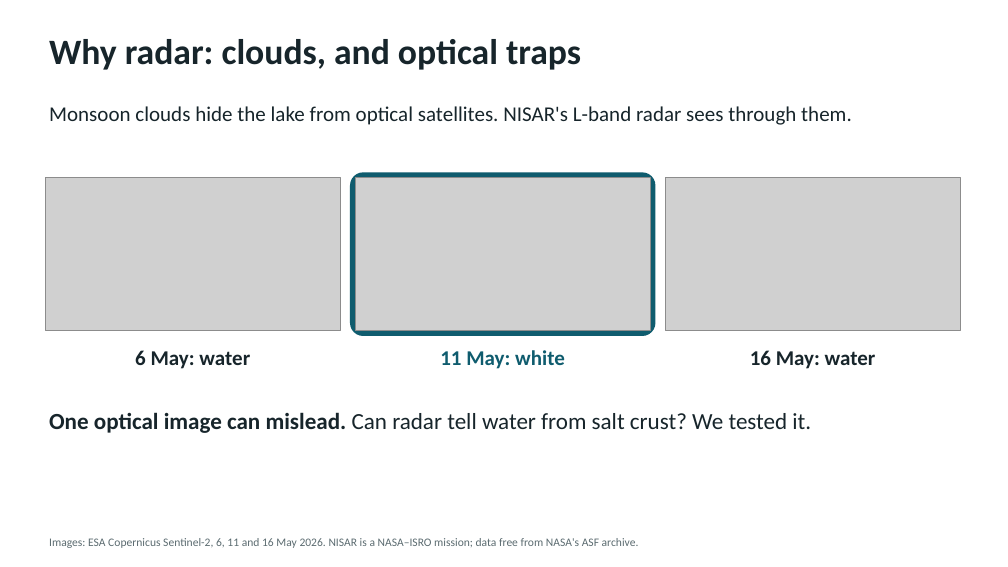
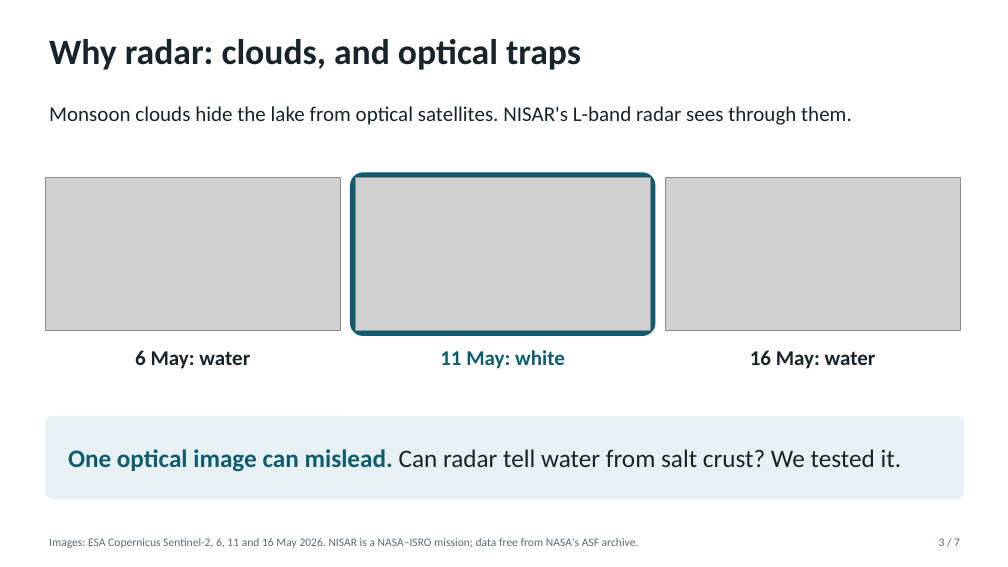
Before and after one commit to lokesh09s/sambhar-watch, a slide deck: slide 3 of docs/slides/Sambhar_Watch.pptx. Drawn at 1008x567 pixels with LibreOffice and Linux fonts; fonts in the diff are those of the drawing; grey boxes stand for pictures. Boxes give left, top, right and bottom in pixels: in the first picture for what was removed or moved away, otherwise in the second. Text is boxed around its words. In the diff, an @@ line names an element or a change of style, - is before the commit and + after.

```diff
--- a/docs/slides/Sambhar_Watch.pptx
+++ b/docs/slides/Sambhar_Watch.pptx
@@ rounded rectangle added at [45, 416, 964, 499], fill #E7F1F3 @@
@@ text "One optical image can mislead. ...": place and size @@
-text "One optical image can mislead. ..." at [49, 412, 811, 433]
+text "One optical image can mislead. ..." at [68, 449, 902, 472]
@@ text "One optical image can mislead. ..." at [68, 449, 902, 472]: size 22 to 24 pt; text colour #17252B to #0F5C6E in "One optical image can mislead."; vertical alignment top to middle @@
@@ text added at [939, 538, 960, 546], 11 pt, text #5B6B70 @@
+3 / 7
```
Also in this commit, not shown: 5 other slides changed, 5 other files.
